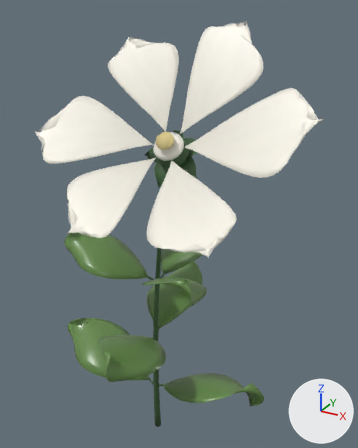
A saved change to the glTF model www/models/flowers/gardenia-common-v2.glb.
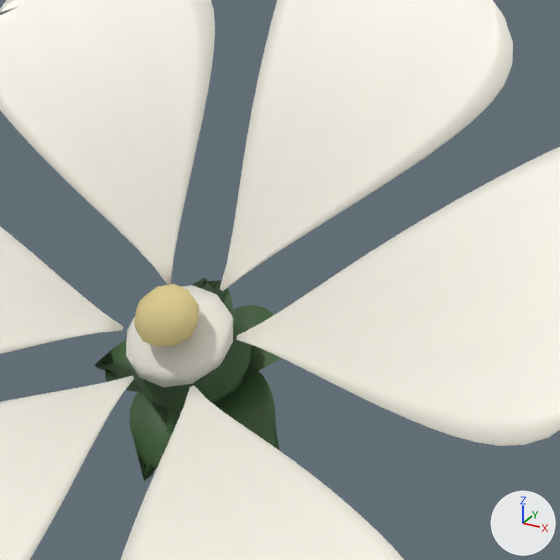
Each version appears first whole from a 50 mm lens placed at (0.955, -1.529, 1.839), pointed at (0.079, 0.065, 1.042), and next in a close-up on the part from 33% to 77% of the width and 11% to 47% of the height. Every picture has the same lights, and +X, +Y and +Z are marked at lower right. The first two pictures are the older version. Vertices at exactly the same position are counted once.

In view in the first close-up: 'gardenia-common-v2-center', 'gardenia-common-v2-petal', 'gardenia-common-v2-stem'.
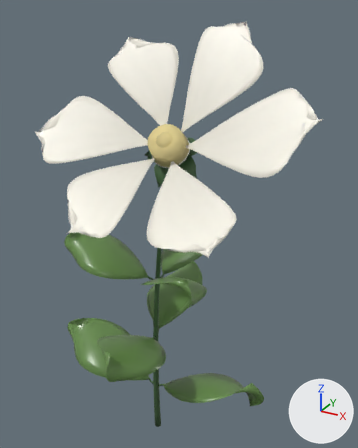
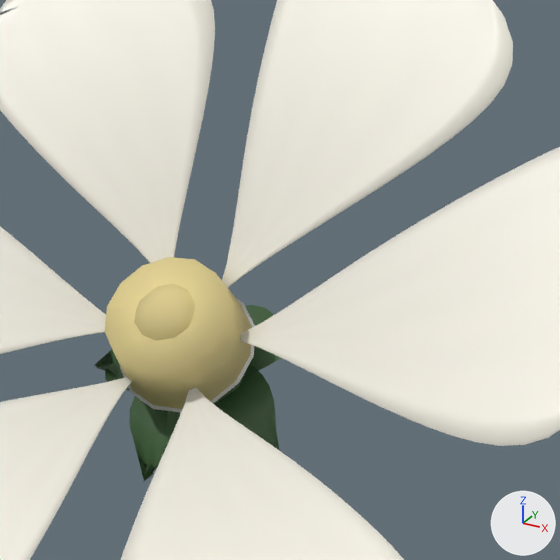
Pixel boxes [x1, y1, x2, y2] of what changed, in the close-ups (560 x 560 px):
'gardenia-common-v2-center', reshaped (124% wider, 139% taller): before [134, 284, 199, 347]; after [105, 257, 252, 409]
part 1 of me_gardenia_common_v2_petal, added (mostly hidden): after [120, 298, 255, 413]
part 2 of me_gardenia_common_v2_center, added (beige): after [105, 257, 252, 409]

The change, as a list of edits to the scene's bpy script:
```text
Change me_gardenia_common_v2_petal:
    used by ob_gardenia_common_v2_petal; location = (0.0, 0.0, 0.0)
    remove me_gardenia_common_v2_petal.from_pydata(...)  # 2648 vertices, 5268 faces; spans x -0.401..0.612, y -0.391..0.231, z 1.141..1.792
    add me_gardenia_common_v2_petal.from_pydata(...)  # 2766 vertices, 5504 faces; spans x -0.401..0.612, y -0.391..0.231, z 1.141..1.792
    me_gardenia_common_v2_petal part 1: a new loose piece of 118 vertices spanning x 0.006..0.154, y -0.05..0.051, z 1.307..1.414, in mat_gardenia_petal
Change me_gardenia_common_v2_center:
    used by ob_gardenia_common_v2_center; location = (0.0, 0.0, 0.0)
    remove me_gardenia_common_v2_center.from_pydata(...)  # 63 vertices, 108 faces; spans x 0.051..0.1188, y -0.0766..-0.0205, z 1.3759..1.4346
    add me_gardenia_common_v2_center.from_pydata(...)  # 119 vertices, 192 faces; spans x 0.0092..0.1515, y -0.0965..0.0481, z 1.3098..1.456
    me_gardenia_common_v2_center part 2: a new loose piece of 56 vertices spanning x 0.0092..0.1515, y -0.0965..0.0481, z 1.3098..1.456, in mat_gardenia_center
```
